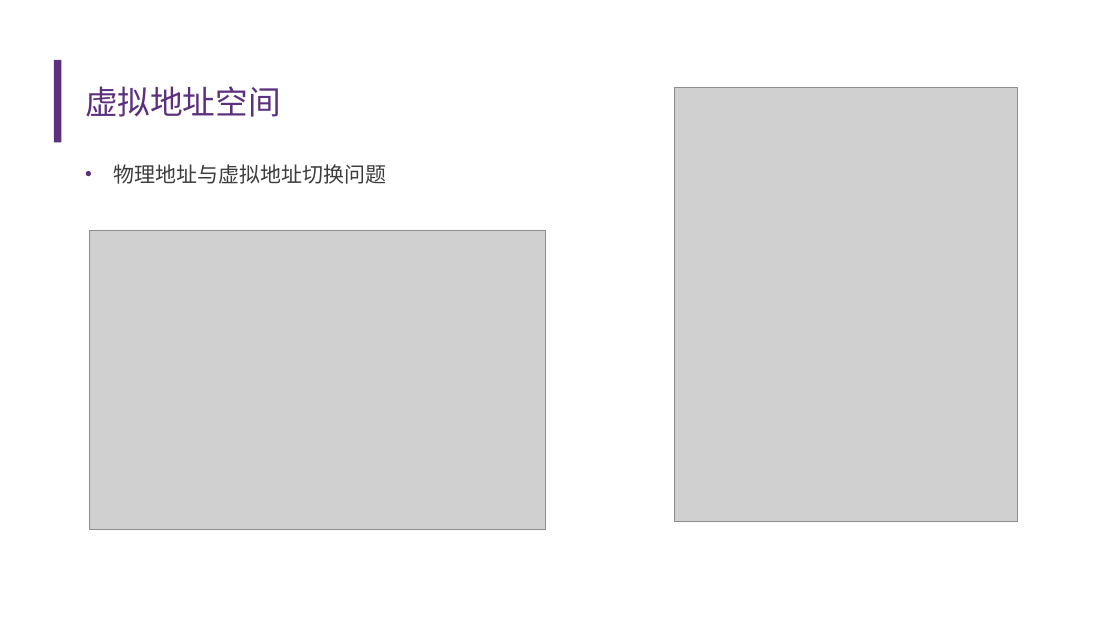
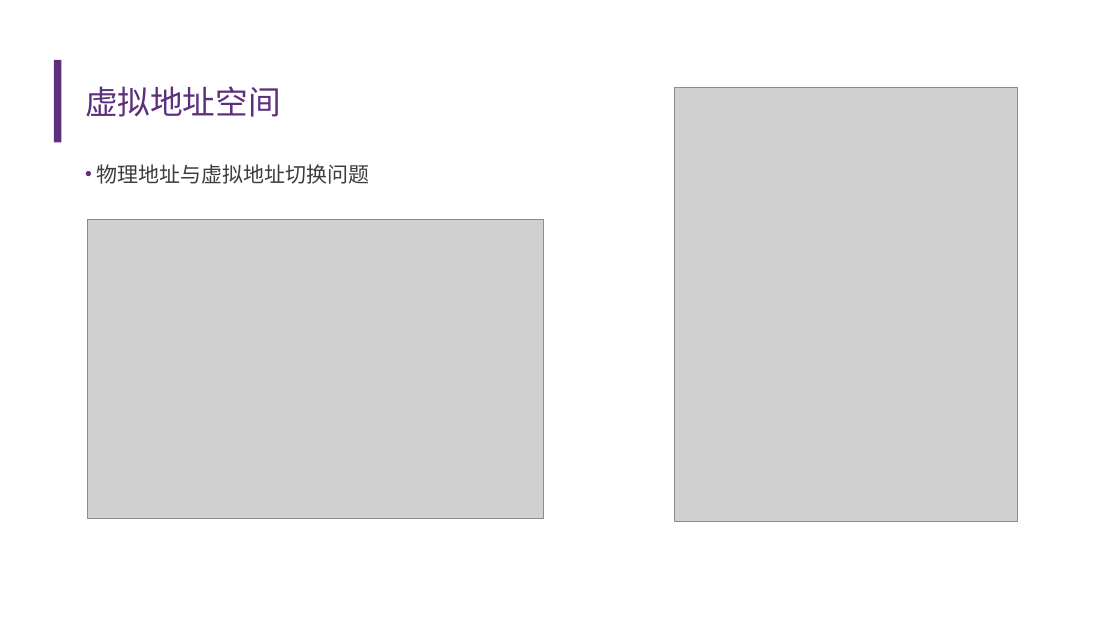
Before and after one commit to llh730/seL4-rust-implement, a slide deck: slide 8 of record/中期答辩——李龙昊.pptx (slide 7 before the commit). Drawn at 1120x630 pixels with LibreOffice and Linux fonts; fonts in the diff are those of the drawing; grey boxes stand for pictures; background and template pictures are left out. Boxes give left, top, right and bottom in pixels: in the first picture for what was removed or moved away, otherwise in the second. Text is boxed around its words. In the diff, an @@ line names an element or a change of style, - is before the commit and + after.

```diff
--- a/record/中期答辩——李龙昊.pptx
+++ b/record/中期答辩——李龙昊.pptx
@@ text "物理地址与虚拟地址切换问题" at [97,164,370,184]: indent changed @@
@@ picture: place and size @@
-picture at [90,231,545,529]
+picture at [87,220,543,518]
```
Also in this commit, not shown: 5 other slides changed, 3 slides added, 3 other files.
